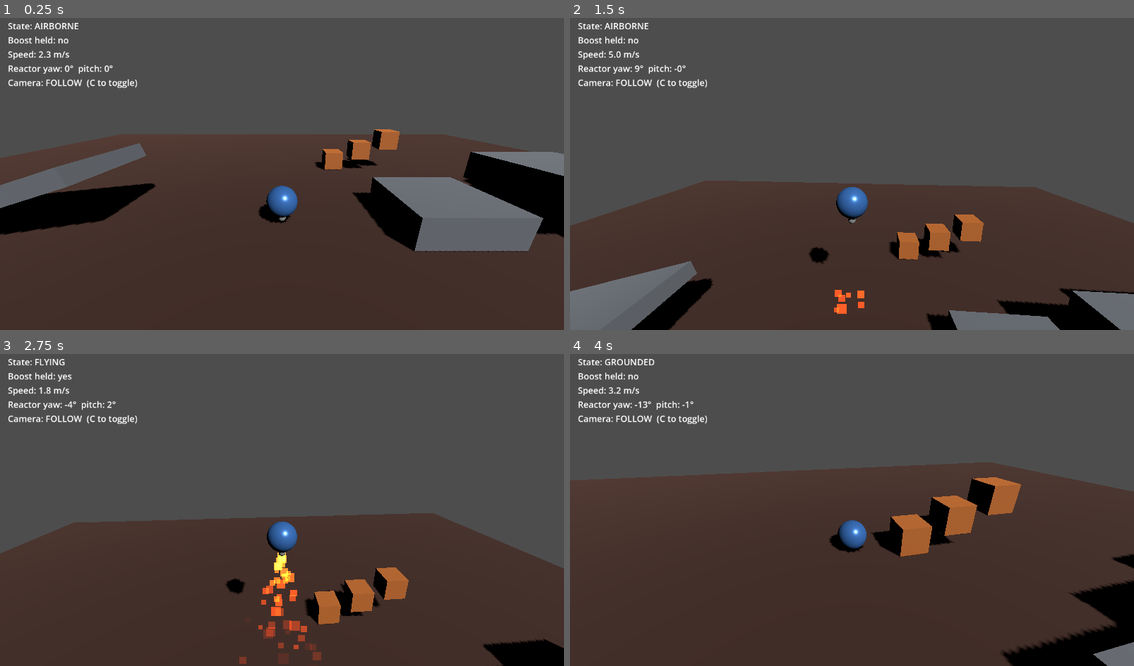
Above: before the commit, frames 1-4 (two rows, left to right).
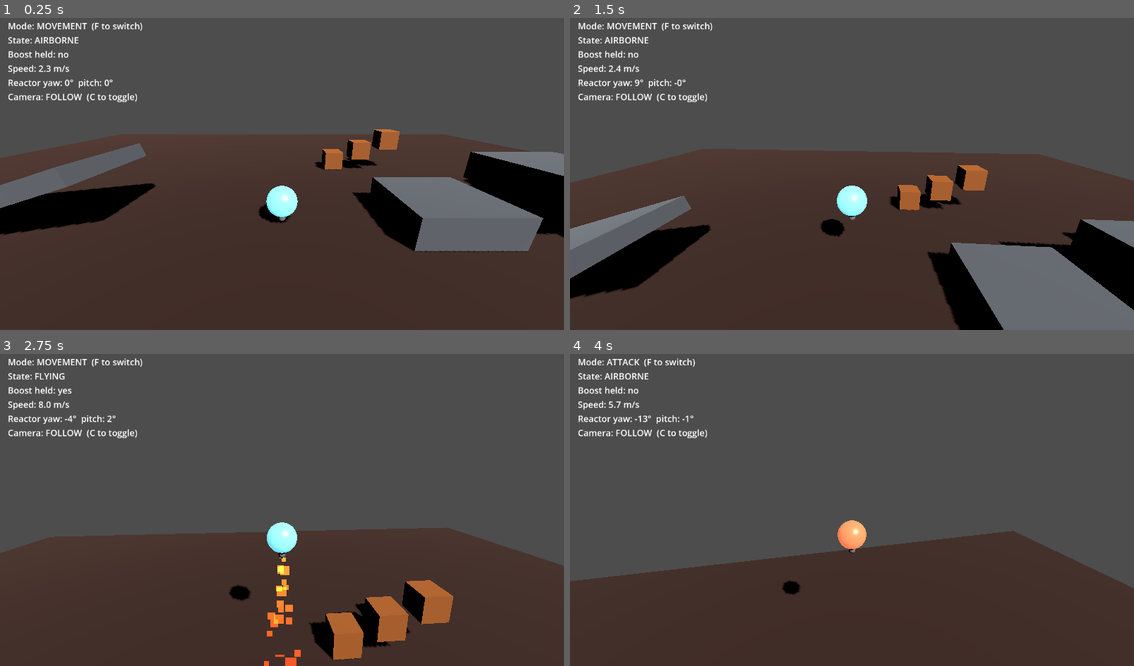
Above: after the commit, the same moments.

Repository: Thiiamas/Spheres
Game: Godot game, scene res://TestScene.tscn
Two runs of this game, one before a commit and one after it. Both use one fixed random seed, a clock stepped at 60 frames per second and the inputs below.
Inputs (mouse positions are in pixels of both pictures, inside the frame that each line leads up to):
- Up to frame 1 (0.25 s): no input
- Up to frame 2 (1.5 s): move the mouse to (880, 170) at 0.52 s; hold Shift (boost) 0.53-1.28 s; hold Z (move_forward) from 0.53 s (still down); tap Space (jump) at 0.77, 1.07 s; tap F (mode_toggle, bound only after the commit) at 0.8, 1.35 s; move the mouse to (823, 174) at 1.27 s
- Up to frame 3 (2.75 s): keep holding Z (move_forward); tap Space (jump) at 1.52, 1.55, 1.82, 2.1 s; move the mouse to (293, 503) at 2.02 s; hold Shift (boost) from 2.03 s (still down)
- Up to frame 4 (4 s): keep holding Z (move_forward); move the mouse to (846, 513) at 2.77 s; release Shift (boost) at 2.78 s; tap Shift (boost) at 2.85 s; tap Space (jump) at 3.02, 3.32, 3.77, 3.8 s; tap F (mode_toggle, bound only after the commit) at 3.05 s; move the mouse to (891, 513) at 3.52 s; tap Down (cam_pan_down) at 3.6 s

The runs differ from the first frame. In frame 1, 1.8% of the frame differs, in the area x 1-53%, y 1-64%; in frame 2, 33%, in the area x 0-100%, y 1-100%; in frame 3, 12%; in frame 4, 32%.

Commit message:
Add movement/attack mode toggle; reconcile design docs
Player ball now switches between MOVEMENT and ATTACK modes (mode_toggle
action: F / gamepad Y). ATTACK locks all locomotion (roll/jump/boost)
as a placeholder for future attack behaviour, and recolours the ball
(blue/red with emission) as a visual cue. HUD shows the current mode.

Also add the Docs/ design notes and bring them in sync with the actual
implementation: PLAN.md reframed around the wave-defense concept with a
swappable movement layer, phase1 rewritten to match the reactor-ball
controller, and reconciliation notes on phases 2-4.

Co-Authored-By: Claude Opus 4.8 <noreply@anthropic.com>

Diff:
--- a/HUD.gd
+++ b/HUD.gd
@@ -18,9 +18,11 @@
 		return
 
 	var state_name: String = SphereController.State.keys()[ball.state]
+	var mode_name: String = SphereController.Mode.keys()[ball.mode]
 	var boosting := Input.is_action_pressed("boost")
 
 	var lines := [
+		"Mode: %s  (F to switch)" % mode_name,
 		"State: %s" % state_name,
 		"Boost held: %s" % ("yes" if boosting else "no"),
 		"Speed: %.1f m/s" % ball.linear_velocity.length(),
--- a/SphereController.gd
+++ b/SphereController.gd
@@ -11,6 +11,11 @@
 
 enum State { GROUNDED, AIRBORNE, FLYING }
 
+## High-level player mode. MOVEMENT lets the ball roll/jump/boost; ATTACK locks
+## movement (placeholder — attack behaviour is implemented later). Toggle with
+## the "mode_toggle" action. The ball changes colour as a visual cue.
+enum Mode { MOVEMENT, ATTACK }
+
 @export_group("Rolling")
 ## Torque applied while grounded and giving directional input.
 @export var roll_torque: float = 35.0
@@ -31,12 +36,24 @@
 ## A contact counts as "ground" when its normal·UP is at least this value.
 @export var ground_normal_threshold: float = 0.6
 
+@export_group("Mode")
+## Mesh whose material is recoloured to signal MOVEMENT vs ATTACK mode.
+@export var ball_mesh: MeshInstance3D
+## Albedo + glow colour while in MOVEMENT mode.
+@export var movement_color: Color = Color(0.3, 0.55, 0.9)
+## Albedo + glow colour while in ATTACK mode.
+@export var attack_color: Color = Color(0.95, 0.3, 0.2)
+
 @export_group("References")
 @export var reactor: Reactor
 @export var camera: SphereCamera ## Provides the view yaw so roll matches the active camera mode.
 @export var boost_particles: GPUParticles3D ## Optional; emits while FLYING.
 
 var state: State = State.AIRBORNE
+var mode: Mode = Mode.MOVEMENT
+
+# Per-instance copy of the ball material so recolouring doesn't touch the shared resource.
+var _mode_material: StandardMaterial3D = null
 
 var _is_grounded: bool = false
 var _can_double_jump: bool = false
@@ -50,10 +67,26 @@
 	max_contacts_reported = 8
 	# Keep simulating so boost/roll feel responsive even at rest.
 	can_sleep = false
+
+	# Own a private copy of the material so the mode tint is per-instance.
+	if ball_mesh:
+		var mat := ball_mesh.get_active_material(0)
+		if mat is StandardMaterial3D:
+			_mode_material = mat.duplicate()
+			ball_mesh.material_override = _mode_material
+	_apply_mode_visual()
+
 	print("[Ball] reactor=", reactor, " camera=", camera, " boost_force=", boost_force)
 
 
 func _process(_delta: float) -> void:
+	if Input.is_action_just_pressed("mode_toggle"):
+		_toggle_mode()
+
+	# Movement input is ignored entirely in ATTACK mode.
+	if mode != Mode.MOVEMENT:
+		return
+
 	# Buffer jump presses here for crisp edge detection; consume them in physics.
 	if Input.is_action_just_pressed("jump"):
 		if _is_grounded:
@@ -67,9 +100,18 @@
 	_update_grounded(physics_state)
 	_update_state()
 
-	# Exhaust particles fire only while actively boosting.
+	var can_move := mode == Mode.MOVEMENT
+
+	# Exhaust particles fire only while actively boosting in MOVEMENT mode.
 	if boost_particles:
-		boost_particles.emitting = state == State.FLYING
+		boost_particles.emitting = can_move and state == State.FLYING
+
+	# ATTACK mode locks all movement. Drop any buffered jumps so they don't
+	# fire when switching back.
+	if not can_move:
+		_jump_queued = false
+		_double_jump_queued = false
+		return
 
 	if _is_grounded:
 		_apply_roll(physics_state)
@@ -85,6 +127,22 @@
 
 	if state == State.FLYING:
 		_apply_boost(physics_state)
+
+
+func _toggle_mode() -> void:
+	mode = Mode.ATTACK if mode == Mode.MOVEMENT else Mode.MOVEMENT
+	_apply_mode_visual()
+
+
+## Recolour the ball so the current mode is readable at a glance.
+func _apply_mode_visual() -> void:
+	if _mode_material == null:
+		return
+	var col := movement_color if mode == Mode.MOVEMENT else attack_color
+	_mode_material.albedo_color = col
+	_mode_material.emission_enabled = true
+	_mode_material.emission = col
+	_mode_material.emission_energy_multiplier = 1.6
 
 
 func _update_grounded(physics_state: PhysicsDirectBodyState3D) -> void:
--- a/TestScene.tscn
+++ b/TestScene.tscn
@@ -125,7 +125,7 @@
 transform = Transform3D(0.866025, -0.353553, 0.353553, 0, 0.707107, 0.707107, -0.5, -0.612372, 0.612372, 0, 8, 0)
 shadow_enabled = true
 
-[node name="Ball" type="RigidBody3D" parent="." unique_id=1830542542 node_paths=PackedStringArray("reactor", "camera", "boost_particles")]
+[node name="Ball" type="RigidBody3D" parent="." unique_id=1830542542 node_paths=PackedStringArray("ball_mesh", "reactor", "camera", "boost_particles")]
 transform = Transform3D(1, 0, 0, 0, 1, 0, 0, 0, 1, 0, 1, 0)
 script = ExtResource("1_ctrl")
 roll_torque = 20.0
@@ -133,6 +133,7 @@
 jump_force = 6.0
 double_jump_force = 4.0
 boost_force = 12.0
+ball_mesh = NodePath("MeshInstance3D")
 reactor = NodePath("Reactor")
 camera = NodePath("../SphereCamera")
 boost_particles = NodePath("Reactor/BoostParticles")
--- a/project.godot
+++ b/project.godot
@@ -79,6 +79,12 @@
 , Object(InputEventJoypadButton,"resource_local_to_scene":false,"resource_name":"","device":-1,"button_index":4,"pressure":0.0,"pressed":false,"script":null)
 ]
 }
+mode_toggle={
+"deadzone": 0.5,
+"events": [Object(InputEventKey,"resource_local_to_scene":false,"resource_name":"","device":-1,"window_id":0,"alt_pressed":false,"shift_pressed":false,"ctrl_pressed":false,"meta_pressed":false,"pressed":false,"keycode":70,"physical_keycode":0,"key_label":0,"unicode":102,"location":0,"echo":false,"script":null)
+, Object(InputEventJoypadButton,"resource_local_to_scene":false,"resource_name":"","device":-1,"button_index":3,"pressure":0.0,"pressed":false,"script":null)
+]
+}
 cam_pan_left={
 "deadzone": 0.5,
 "events": [Object(InputEventKey,"resource_local_to_scene":false,"resource_name":"","device":-1,"window_id":0,"alt_press …(195 unchanged characters)…
Not shown, added: Docs/PLAN.md
Not shown, added: Docs/phase1_movement.md
Not shown, added: Docs/phase2_transfer.md
Not shown, added: Docs/phase3_combat.md
Not shown, added: Docs/phase4_loop.md
